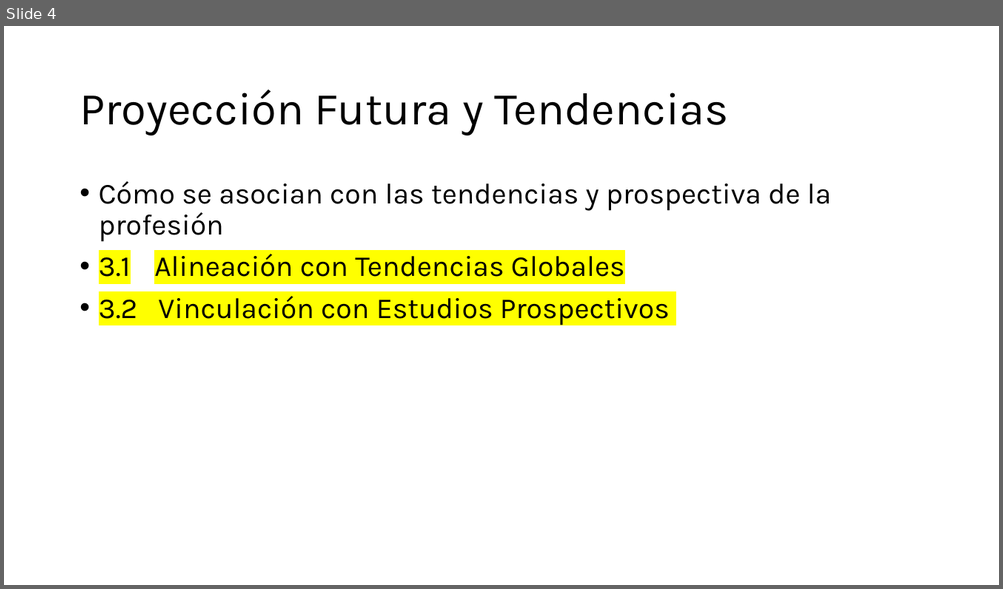
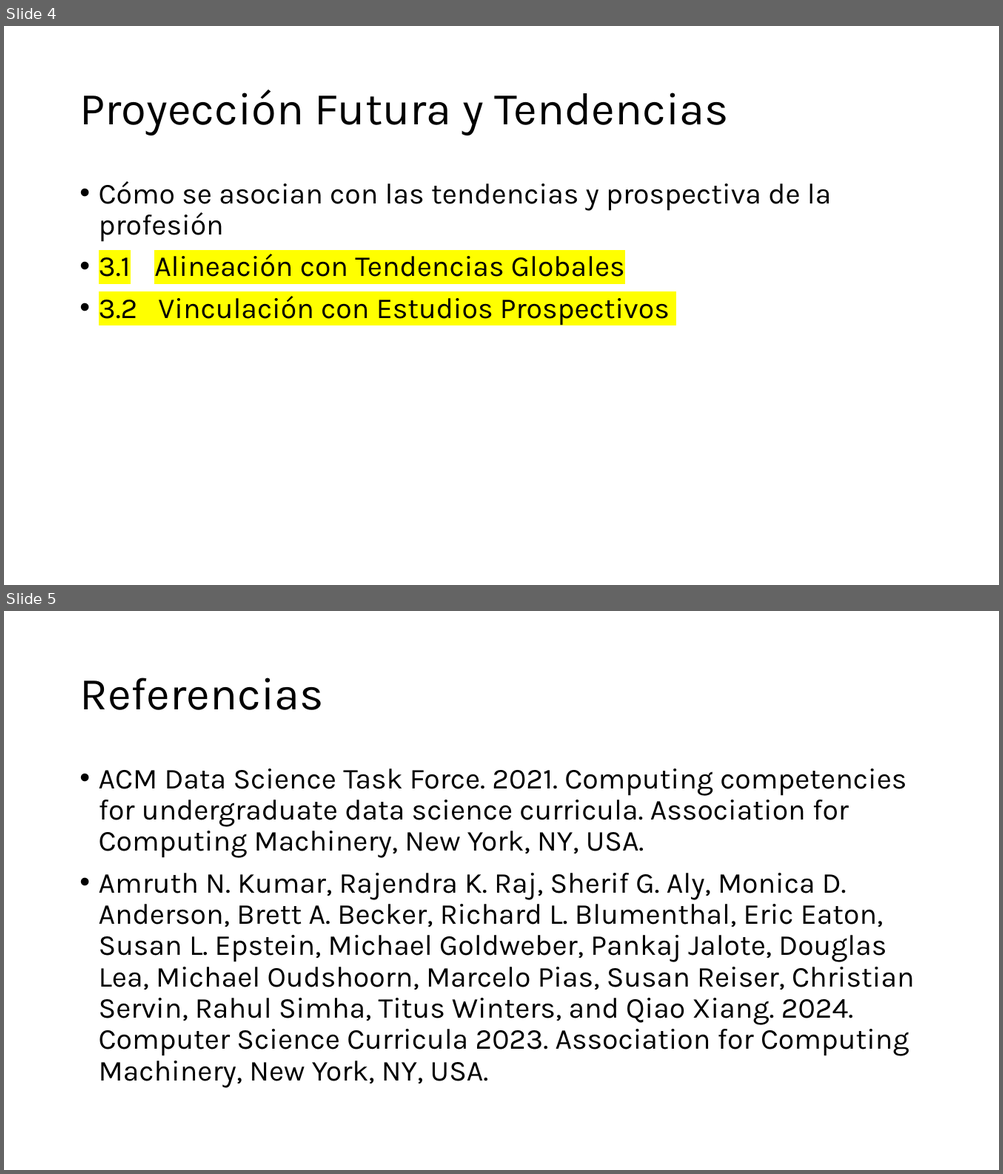
Before and after one commit to aavendan/cdia, a slide deck: 03 Presentación.pptx. Shown one above the other, each under a label of ours: slide 4 before the commit, slides 4 and 5 after it. The pictures are 1003x589 and 1003x1174 pixels, drawn with LibreOffice and Linux fonts; fonts in the diff are those of the drawing. Boxes give left, top, right and bottom in pixels: in the first picture for what was removed or moved away, otherwise in the second. Text is boxed around its words. In the diff, an @@ line names an element or a change of style, - is before the commit and + after.

Commit message:
Referencias

```diff
--- a/03 Presentación.pptx
+++ b/03 Presentación.pptx
@@ slide 5 added at (4,611,999,1170), background #FFFFFF @@
@@ title added at (79,678,323,710), 44 pt, text #000000 @@
+Referencias
@@ text added at (99,769,914,1088), 28 pt, text #000000 @@
+• ACM Data Science Task Force. 2021. Computing competencies for undergraduate data science curricula. Association for Computing Machinery, New York, NY, USA.
+• Amruth N. Kumar, Rajendra K. Raj, Sherif G. Aly, Monica D. Anderson, Brett A. Becker, Richard L. Blumenthal, Eric Eaton, Susan L. Epstein, Michael Goldweber, Pankaj Jalote, Douglas Lea, Michael Oudshoorn, Marcelo Pias, Susan Reiser, Christian Servin, Rahul Simha, Titus Winters, and Qiao Xiang. 2024. Computer Science Curricula 2023. Association for Computing Machinery, New York, NY, USA.
```
Also in this commit, not shown: 1 slide changed.
